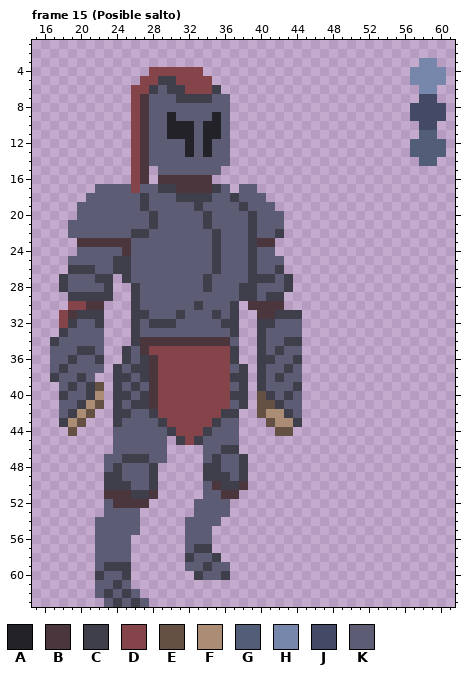
Two versions of one pixel-art file, Aseprite/MainCharacterFinal.aseprite. Above, as it was before the edit.
64x64 pixels, 101 frames. Shown: frame 15 (Posible salto): x 15..61, y 1..63. The commit also changed other frames, which this record leaves out.
Visible layers, top first: "Nuevoo color", "Brazo Der", "Layer 1", "Torso", "Brazo Izq", "Pierna D", "Pierna IZq", "Cabeza".
Palette (. is transparent): A #222228  B #4a363c  C #3f3f4b  D #85444a  E #655144  F #ab8d76  G #525e77  H #7687ab  J #444a65  K #5c5c75
Pixels before, frame 15 (Posible salto) (only the part around the change), first column x 15:
 1 ..................................
 2 ..................................
 3 ..................................
 4 .............DDDDDD...............
 5 ............DDCCDDDD..............
 6 ...........DDCKCCDDDC.............
 7 ...........DBKKKCCCCKK............
 8 ...........DBKKKKKKKKK............
 9 ...........DBKKAKKKKAK............
10 ...........DBKKAAAKAAK............
11 ...........DBKKAAAKAAK............
12 ...........DBKKKKAKAKK............
13 ...........DBKKKKAKAKK............
14 ...........DBKKKKKKKKK............
15 ...........DB.KKKKKKK.............
16 ...........DB.BBBBBB..............
17 .......KKKKDKKCCBBBBCK.KK.........
18 ......KKKKKKCKKKCCCCKKCKKK........
19 .....KKKKKKKCKKKKKCKKKKCKKK.......
20 .....KKKKKKKKCKKKKKCKKKKCKKK......
21 ....KKKKKKKKKCKKKKKCKKKKCKKK......
22 ....KKKKKKKCCKKKKKKKCKKKCKKC......
23 .....BBBBBBKKKKKKKKKCKKKCBB.......
24 .....KKKKKBKKKKKKKKKCKKKCKK.......
25 ....KKKKKCCKKKKKKKKKCKKKCKKK......
26 ....CCCKKCCKKKKKKKKKCKKKCKKC......
27 ...CKKKCC.CKKKKKKKKCKKKKCCCKC.....
28 ...CKKKKC..CKKKKKKKCKKKCCKKKC.....
29 ....CCCCC..CKKKKKKKKKKKCCKCC......
30 ....DDBB...CKKKKKKCKKKC.BBBB......
31 ...DBCCC...CCKKKCKKKCKC..BBCCC....
32 ...DCKKC...CKCCCKKKKKCC..CCKKK....
33 ...CKKKK...CKKKKKKKKKKC..CKKKK....
34 ..CKKKKK...CBBBBBBBBBBK..CKKCC....
35 ..KKKCCK..CKBDDDDDDDDDC..CKCKK....
36 ..KKCKKC..CKCBDDDDDDDDC..CCKKC....
37 ..KCKKKK.CKCCBDDDDDDDDKC.CKKCK....
38 ..CKKCK..CCKCBDDDDDDDDCC.CKCKK....
39 ...KCKCE.CKCKBDDDDDDDDKC.CKKKC....
40 ...CKKCF.CCKCBDDDDDDDDCC.ECKCK....
41 ...KKCFE.CKCCBDDDDDDDDKC.EECKK....
42 ...KCFE..CCKKCDDDDDDDCC..EFFCK....
43 ...CFE...CKKKKCDDDDDCKK...EFFC....
44 ....E....KKKKKKCDDDCKKK....EE.....
45 .........KKKKKK.CDCKKKK...........
46 .........KKKKKK....KKCC...........
47 ........KKCCCKK....KCKKC..........
48 ........KCKKKC.....CCKKC..........
49 ........CCKKKC.....CCCKC..........
50 ........CCCKKC.....KBCCB..........
51 ........BBBCCB.....KKBB...........
52 ........KBBBB.....KKKK............
53 ........KKKK......KKKK............
54 .......KKKKK.....KKKK.............
55 .......KKKKK.....KKK..............
56 .......KKKK......KKK..............
57 .......KKKK......KCC..............
58 .......KKKK......CKKC.............
59 .......KCCC......KKCKK............
60 .......CKKC.......CKKC............
61 .......KKCK.......................
62 .......KCKCK......................
63 ........KCKCK.....................
New version:
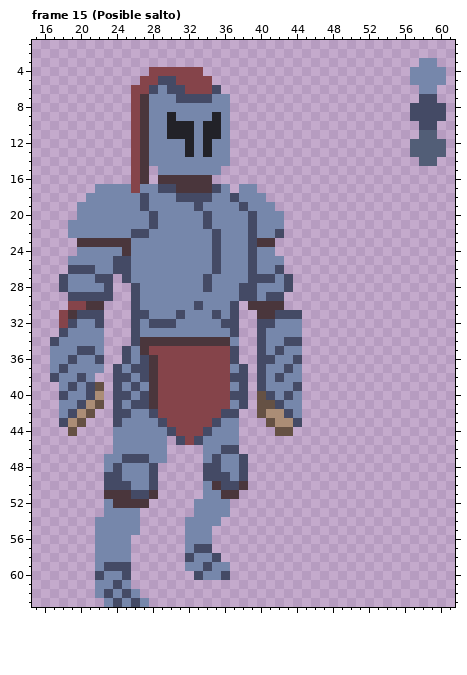
Log entry: [ArregloSalto&ArregloPressJ]
The exact change:
Changed rows in their new state; - is an unchanged pixel.
Frame 15 (Posible salto), layer "Nuevoo color":
first column x 17:
 5 ------------JJ--------------
 6 -----------JHJJ---J---------
 7 -----------HHHJJJJHH--------
 8 -----------HHHHHHHHH--------
 9 -----------HH-HHHH-H--------
10 -----------HH---H--H--------
11 -----------HH---H--H--------
12 -----------HHHH-H-HH--------
13 -----------HHHH-H-HH--------
14 -----------HHHHHHHHH--------
15 ------------HHHHHHH---------
17 -----HHHH-HHJJ----JH-HH-----
18 ----HHHHHHJHHHJJJJHHJHHH----
19 ---HHHHHHHJHHHHHJHHHHJHHH---
20 ---HHHHHHHHJHHHHHJHHHHJHHH--
21 --HHHHHHHHHJHHHHHJHHHHJHHH--
22 --HHHHHHHJJHHHHHHHJHHHJHHJ--
23 ---------HHHHHHHHHJHHHJ-----
24 ---HHHHH-HHHHHHHHHJHHHJHH---
25 --HHHHHJJHHHHHHHHHJHHHJHHH--
26 --JJJHHJJHHHHHHHHHJHHHJHHJ--
27 -JHHHJJ-JHHHHHHHHJHHHHJJJHJ-
28 -JHHHHJ--JHHHHHHHJHHHJJHHHJ-
29 --JJJJJ--JHHHHHHHHHHHJJHJJ--
30 ---------JHHHHHHJHHHJ-------
31 ---JJJ---JJHHHJHHHJHJ----JJJ
32 --JHHJ---JHJJJHHHHHJJ--JJHHH
33 -JHHHH---JHHHHHHHHHHJ--JHHHH
34 JHHHHH---J----------H--JHHJJ
35 HHHJJH--JH----------J--JHJHH
36 HHJHHJ--JHJ---------J--JJHHJ
37 HJHHHH-JHJJ---------HJ-JHHJH
38 JHHJH--JJHJ---------JJ-JHJHH
39 -HJHJ--JHJH---------HJ-JHHHJ
40 -JHHJ--JJHJ---------JJ--JHJH
41 -HHJ---JHJJ---------HJ---JHH
42 -HJ----JJHHJ-------JJ-----JH
43 -J-----JHHHHJ-----JHH------J
44 -------HHHHHHJ---JHHH-------
45 -------HHHHHH-J-JHHHH-------
46 -------HHHHHH----HHJJ-------
47 ------HHJJJHH----HJHHJ------
48 ------HJHHHJ-----JJHHJ------
49 ------JJHHHJ-----JJJHJ------
50 ------JJJHHJ-----H-JJ-------
51 ---------JJ------HH---------
52 ------H---------HHHH--------
53 ------HHHH------HHHH--------
54 -----HHHHH-----HHHH---------
55 -----HHHHH-----HHH----------
56 -----HHHH------HHH----------
57 -----HHHH------HJJ----------
58 -----HHHH------JHHJ---------
59 -----HJJJ------HHJHH--------
60 -----JHHJ-------JHHJ--------
61 -----HHJH-------------------
62 -----HJHJH------------------
63 ------HJHJH-----------------
Where, in picture pixels (left, top, right, bottom), the same in both pictures:
changed: (50, 76, 302, 607)
